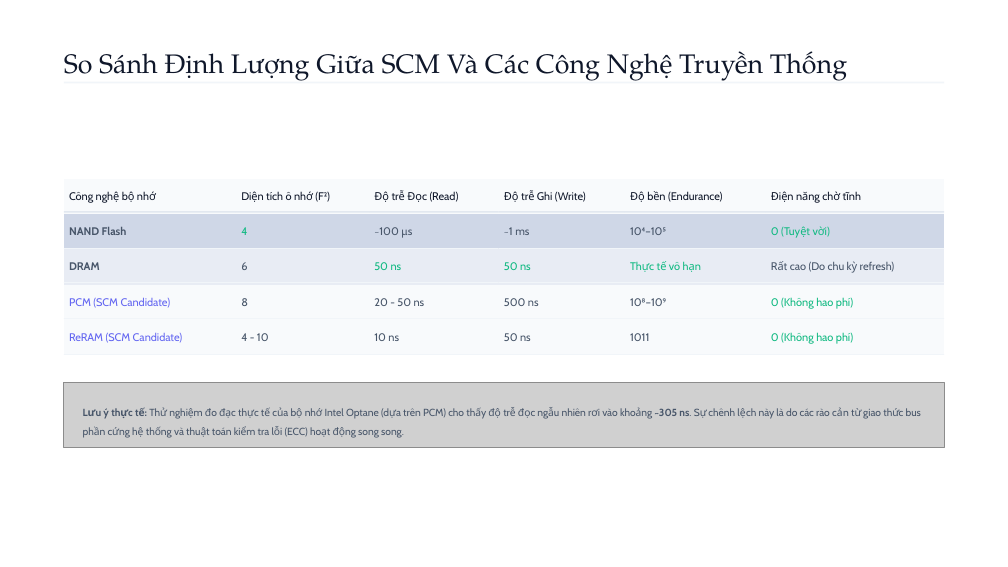
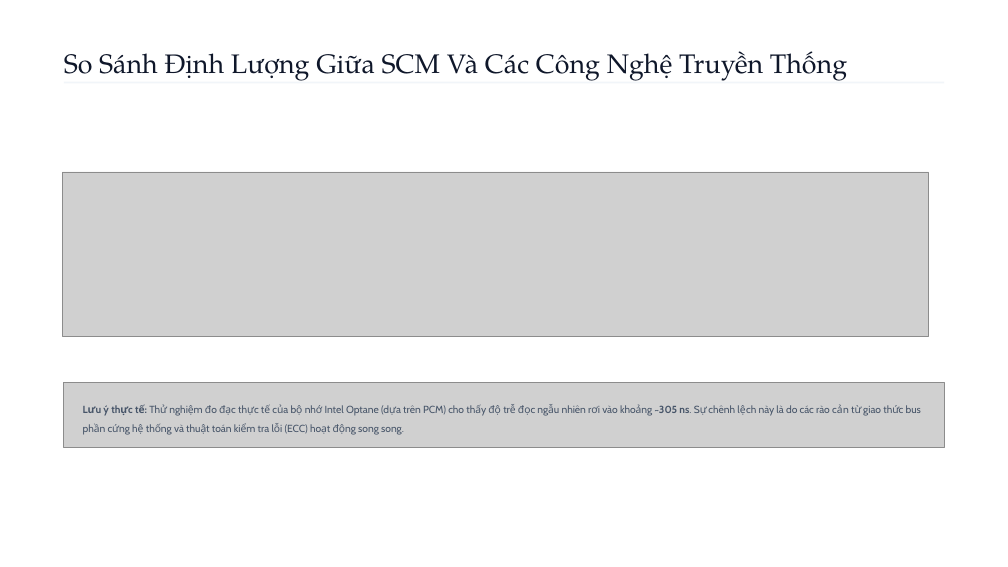
Before and after one commit to dhloc1709/IT2004.CH201, a slide deck: slide 15 of report/report.pptx. Drawn at 1008x567 pixels with LibreOffice and Linux fonts; fonts in the diff are those of the drawing; grey boxes stand for pictures; background and template pictures are left out. Boxes give left, top, right and bottom in pixels: in the first picture for what was removed or moved away, otherwise in the second. Text is boxed around its words. In the diff, an @@ line names an element or a change of style, - is before the commit and + after.

```diff
--- a/report/report.pptx
+++ b/report/report.pptx
@@ picture added at bbox=[63, 172, 929, 336] @@
@@ table removed at bbox=[64, 179, 944, 427], 5 rows, 6 columns @@
-Công nghệ bộ nhớ | Diện tích ô nhớ (F²) | Độ trễ Đọc (Read) | Độ trễ Ghi (Write) | Độ bền (Endurance) | Điện năng chờ tĩnh
-NAND Flash | 4 | ~100 µs | ~1 ms | 10⁴–10⁵ | 0 (Tuyệt vời)
-DRAM | 6 | 50 ns | 50 ns | Thực tế vô hạn | Rất cao (Do chu kỳ refresh)
-PCM (SCM Candidate) | 8 | 20 - 50 ns | 500 ns | 10⁸–10⁹ | 0 (Không hao phí)
-ReRAM (SCM Candidate) | 4 - 10 | 10 ns | 50 ns | 1011 | 0 (Không hao phí)
@@ rectangle removed at bbox=[64, 211, 236, 212] @@
@@ rectangle removed at bbox=[236, 211, 369, 212] @@
@@ rectangle removed at bbox=[369, 211, 498, 212] @@
@@ rectangle removed at bbox=[499, 211, 625, 212] @@
@@ rectangle removed at bbox=[625, 211, 766, 212] @@
@@ rectangle removed at bbox=[766, 211, 944, 212] @@
@@ rectangle removed at bbox=[64, 248, 236, 249] @@
@@ rectangle removed at bbox=[236, 248, 369, 249] @@
@@ rectangle removed at bbox=[369, 248, 498, 249] @@
@@ rectangle removed at bbox=[499, 248, 625, 249] @@
@@ rectangle removed at bbox=[625, 248, 766, 249] @@
@@ rectangle removed at bbox=[766, 248, 944, 249] @@
@@ rectangle removed at bbox=[64, 282, 236, 283] @@
@@ rectangle removed at bbox=[236, 282, 369, 283] @@
@@ rectangle removed at bbox=[369, 282, 498, 283] @@
@@ rectangle removed at bbox=[499, 282, 625, 283] @@
@@ rectangle removed at bbox=[625, 282, 766, 283] @@
@@ rectangle removed at bbox=[766, 282, 944, 283] @@
@@ rectangle removed at bbox=[64, 318, 236, 319] @@
@@ rectangle removed at bbox=[236, 318, 369, 319] @@
@@ rectangle removed at bbox=[369, 318, 498, 319] @@
@@ rectangle removed at bbox=[499, 318, 625, 319] @@
@@ rectangle removed at bbox=[625, 318, 766, 319] @@
@@ rectangle removed at bbox=[766, 318, 944, 319] @@
```
Also in this commit, not shown: 13 other slides changed, 2 slides removed.
